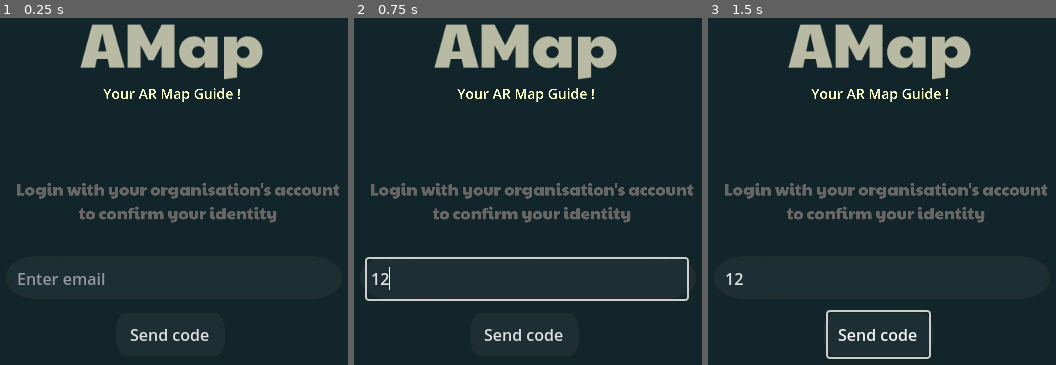
Above: before the commit, frames 1-3 (left to right).
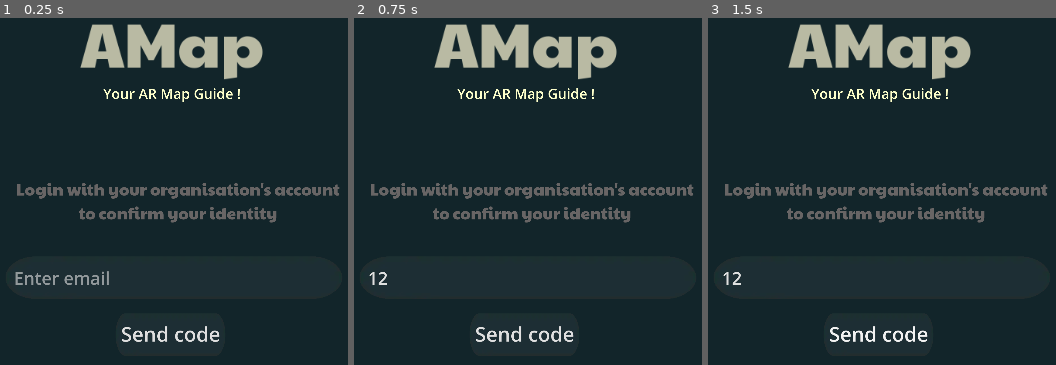
Above: after the commit, the same moments.

Repository: Leland25/AMap
Game: Godot game, scene res://scenes/LoginPage.tscn
Same seed, same stepped clock (60 frames per second), same inputs: the game is played once before the commit and once after it. This scene is started directly instead of the project's main scene.
Inputs (mouse positions are in pixels of both pictures, inside the frame that each line leads up to):
- Up to frame 1 (0.25 s): no input
- Up to frame 2 (0.75 s): click (528, 278) at 0.52 s; type "12" at 0.6 s
- Up to frame 3 (1.5 s): click "Send code" at 1.25 s

The runs differ from the first frame. In frame 1, 1.1% of the frame differs, in the area x 4-64%, y 72-94%; in frame 2, 1.9%, in the area x 3-97%, y 68-94%; in frame 3, 1.2%.

Commit message:
Update script

Diff:
--- a/scenes/LoginPage.tscn
+++ b/scenes/LoginPage.tscn
@@ -1,9 +1,15 @@
-[gd_scene load_steps=5 format=3 uid="uid://ro83hwhso1nx"]
+[gd_scene load_steps=7 format=3 uid="uid://ro83hwhso1nx"]
 
 [ext_resource type="Texture2D" uid="uid://cw4y5svecxcgv" path="res://Assets/UI/PageGraident.png" id="1_5y3vd"]
 [ext_resource type="FontFile" uid="uid://b0cgy48lqp8yl" path="res://Assets/Fonts/PaytoneOne-Regular.ttf" id="2_k1vtq"]
 [ext_resource type="Script" uid="uid://cd4yt7ey7woeo" path="res://scripts/send_code.gd" id="4_h72pt"]
 [ext_resource type="Texture2D" uid="uid://busdj8mai3j0d" path="res://Assets/UI/Rectangle_Bordered_Small.webp" id="4_kx8ld"]
+
+[sub_resource type="StyleBoxFlat" id="StyleBoxFlat_kx8ld"]
+bg_color = Color(0.6, 0.6, 0.6, 0)
+
+[sub_resource type="StyleBoxFlat" id="StyleBoxFlat_h72pt"]
+bg_color = Color(0.6, 0.6, 0.6, 0)
 
 [node name="LoginPage" type="Control"]
 layout_mode = 3
@@ -76,13 +82,17 @@
 [node name="LineEdit" type="LineEdit" parent="EmailBG"]
 layout_mode = 0
 offset_left = 9.0
-offset_top = 3.0
-offset_right = 329.0
-offset_bottom = 43.0
+offset_top = 9.0
+offset_right = 1439.0
+offset_bottom = 127.0
+scale = Vector2(0.218136, 0.218136)
+theme_override_font_sizes/font_size = 80
+theme_override_styles/focus = SubResource("StyleBoxFlat_kx8ld")
 placeholder_text = "Enter email"
 flat = true
 
 [node name="EmailBG2" type="TextureRect" parent="."]
+layout_mode = 0
 offset_left = 123.0
 offset_top = 459.0
 offset_right = 234.0
@@ -93,9 +103,12 @@
 [node name="SendCode" type="Button" parent="EmailBG2"]
 layout_mode = 0
 offset_left = 5.0
-offset_top = -1.0
-offset_right = 106.0
-offset_bottom = 44.0
+offset_top = 6.0
+offset_right = 409.0
+offset_bottom = 124.0
+scale = Vector2(0.25083, 0.25083)
+theme_override_font_sizes/font_size = 80
+theme_override_styles/focus = SubResource("StyleBoxFlat_h72pt")
 text = "Send code"
 flat = true
 script = ExtResource("4_h72pt")
--- a/scripts/send_code.gd
+++ b/scripts/send_code.gd
@@ -11,7 +11,7 @@
 func _on_pressed() -> void:
 	if email.text == "":
 		errorlabel.text = ("Invalid email please try again")
-	elif "@sutdent.furness.ac.uk" in email.text:
+	elif email.text.ends_with("@student.furness.ac.uk"):
 		send_email()
 		print("Email Sent")
 	else:
@@ -23,7 +23,7 @@
 func _on_line_edit_text_submitted(new_text: String) -> void:
 	if email.text == "":
 		errorlabel.text = ("Invalid email please try again")
-	elif "@student.furness.ac.uk" in email.text:
+	elif email.text.ends_with("@student.furness.ac.uk"):
 		send_email()
 		print("Email Sent")
 	else:
